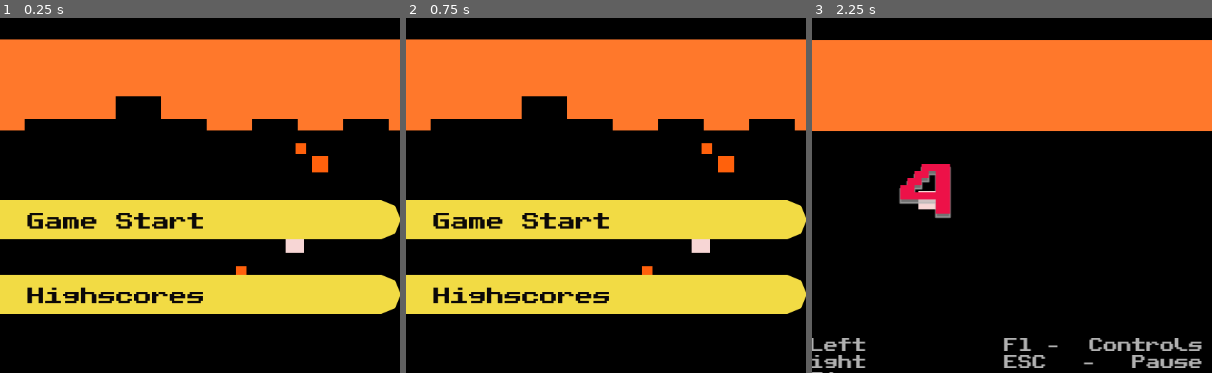
Above: before the commit, frames 1-3 (left to right).
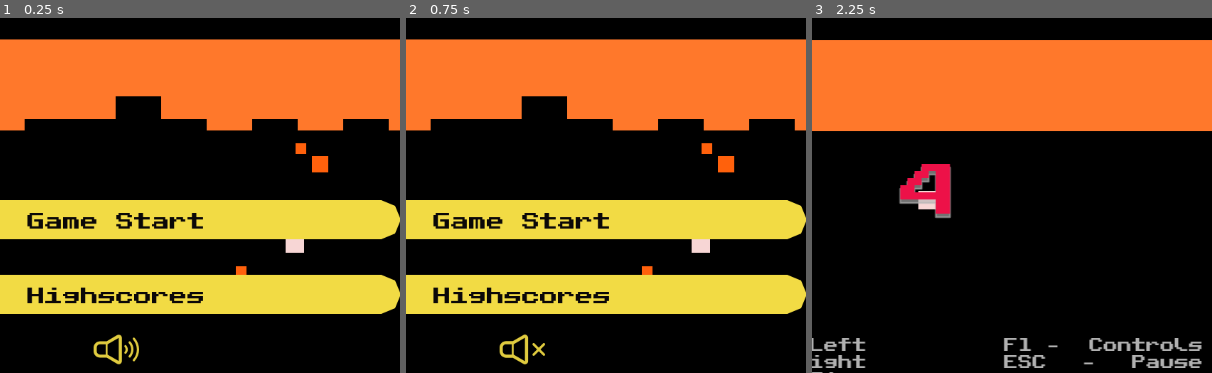
Above: after the commit, the same moments.

Repository: KeiGar/OrbFall
Game: Godot game, scene res://scenes/menus/main_menu_controls.tscn
The game is run twice, just before and just after one commit, with the same random seed, the same clock (stepped at 60 frames per second) and the same inputs.
Inputs (mouse positions are % of the whole screen's width and height, from its top left):
- Up to frame 1 (0.25 s): no input
- Up to frame 2 (0.75 s): click (50, 73) at 0.52 s
- Up to frame 3 (2.25 s): click (50, 73) at 1.27 s; click "Game Start" at 2 s
The pictures show only the part of the screen within x 36-86%, y 27-77%; the shares and areas given below are measured in that part.

The runs differ from the first frame. In frame 1, 0.4% of the frame differs, in the area x 23-35%, y 89-98%; in frame 2, 0.3%; in frame 3, nothing differs.

Commit message:
added mute button - no function

Diff:
--- a/scenes/menus/main_menu_controls.tscn
+++ b/scenes/menus/main_menu_controls.tscn
@@ -3,6 +3,7 @@
 [ext_resource type="Theme" uid="uid://kslgr1vu48c6" path="res://styles/main_menu/style_main_menu.tres" id="1_3dbro"]
 [ext_resource type="Script" uid="uid://bvu3wucuvgrbn" path="res://scripts/menus/main_menu_controls.gd" id="1_8chms"]
 [ext_resource type="Texture2D" uid="uid://cx6ou7wpcrejj" path="res://styles/art/background/BreakoutClone_MainTitle_2.png" id="3_3dbro"]
+[ext_resource type="PackedScene" uid="uid://bv40xbu0h8vjg" path="res://scenes/menus/mute_button.tscn" id="4_bfmg7"]
 
 [sub_resource type="LabelSettings" id="LabelSettings_8chms"]
 font_size = 100
@@ -116,6 +117,10 @@
 size_flags_vertical = 4
 text = "Highscores"
 
+[node name="MuteButton" parent="VBoxContainer" unique_id=1529709918 instance=ExtResource("4_bfmg7")]
+layout_mode = 2
+size_flags_horizontal = 4
+
 [node name="GameTitleAnimationPlayer" type="AnimationPlayer" parent="." unique_id=340685571]
 root_node = NodePath("../Game_Title")
 libraries/ = SubResource("AnimationLibrary_opfvd")
--- /dev/null
+++ b/scenes/menus/mute_button.tscn
@@ -0,0 +1,32 @@
+[gd_scene format=3 uid="uid://bv40xbu0h8vjg"]
+
+[ext_resource type="Texture2D" uid="uid://bqqdaokqnqe1c" path="res://assets/icons/speaker_unmute.png" id="1_5iiri"]
+[ext_resource type="Texture2D" uid="uid://dgkc5ulm7burk" path="res://assets/icons/speaker_mute.png" id="1_rxt6g"]
+[ext_resource type="Script" uid="uid://befhr41uxjo5j" path="res://scripts/menus/mute_button.gd" id="1_wumwf"]
+
+[node name="MuteButton" type="Control" unique_id=1529709918]
+layout_mode = 3
+anchors_preset = 0
+script = ExtResource("1_wumwf")
+
+[node name="BTN_Mute" type="TextureButton" parent="." unique_id=1299198992]
+layout_mode = 0
+offset_left = -32.0
+offset_top = -32.0
+offset_right = 32.0
+offset_bottom = 32.0
+pivot_offset = Vector2(32, 32)
+texture_normal = ExtResource("1_5iiri")
+
+[node name="BTN_Unmute" type="TextureButton" parent="." unique_id=1737695894]
+visible = false
+layout_mode = 0
+offset_left = -32.0
+offset_top = -32.0
+offset_right = 32.0
+offset_bottom = 32.0
+pivot_offset = Vector2(32, 32)
+texture_normal = ExtResource("1_rxt6g")
+
+[connection signal="pressed" from="BTN_Mute" to="." method="_on_btn_pressed"]
+[connection signal="pressed" from="BTN_Unmute" to="." method="_on_btn_pressed"]
--- /dev/null
+++ b/scripts/menus/mute_button.gd
@@ -0,0 +1,18 @@
+extends Control
+@onready var btn_mute: TextureButton = $BTN_Mute
+@onready var btn_unmute: TextureButton = $BTN_Unmute
+
+var is_muted := false
+
+func toggle_mute() -> void:
+	if !is_muted:
+		btn_unmute.visible = true
+		btn_mute.visible = false
+		is_muted = true
+	else:
+		btn_unmute.visible = false
+		btn_mute.visible = true
+		is_muted = false
+
+func _on_btn_pressed() -> void:
+	toggle_mute()
Binary file added: assets/icons/speaker_mute.png
Not shown, added: assets/icons/speaker_mute.png.import
Binary file added: assets/icons/speaker_unmute.png
Not shown, added: assets/icons/speaker_unmute.png.import
Not shown, added: scripts/menus/mute_button.gd.uid
